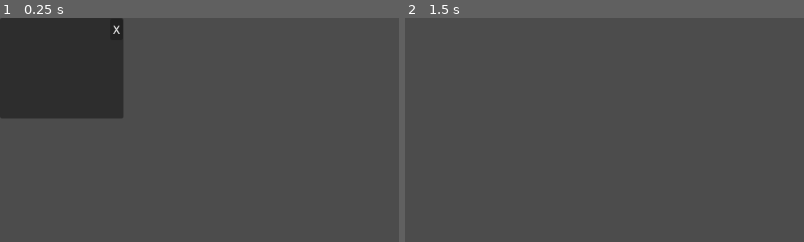
Above: before the commit, frames 1-2 (left to right).
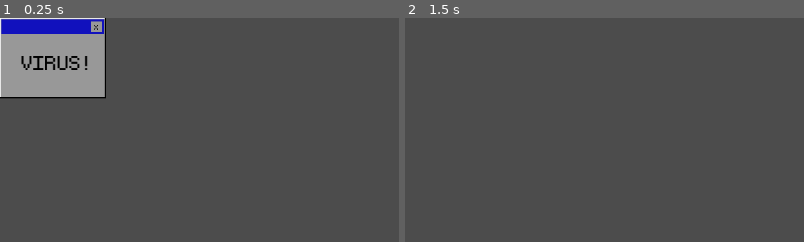
Above: after the commit, the same moments.

Repository: Omar-B-Maldonado/Cubicle-Chaos
Game: Godot game, scene res://Scenes/popup_window.tscn
Two runs of this game, one before a commit and one after it. Both use one fixed random seed, a clock stepped at 60 frames per second and the inputs below. This scene is started directly instead of the project's main scene.
Inputs (mouse positions are % of the whole screen's width and height, from its top left):
- Up to frame 1 (0.25 s): no input
- Up to frame 2 (1.5 s): tap Enter at 0.5 s; move the mouse to (72, 45) at 0.52 s; hold D 0.53-1.25 s; tap B at 0.6 s; click (72, 45) at 0.67 s; tap Space at 0.77 s; click "X" at 1.25 s
The pictures show only the part of the screen within x 0-50%, y 0-50%; the shares and areas given below are measured in that part.

The runs differ from the first frame. In frame 1, 14% of the frame differs, in the area x 0-31%, y 0-45%; in frame 2, nothing differs.
Error in both runs: Invalid call. Nonexistent function 'on_popup_closed' in base 'Nil'. (res://Scripts/popup_window.gd:18)

Commit message:
Fixed popup GUI

Diff:
--- a/project/Scenes/popup_window.tscn
+++ b/project/Scenes/popup_window.tscn
@@ -1,21 +1,93 @@
-[gd_scene load_steps=2 format=3 uid="uid://cl8pgw2b5upcj"]
+[gd_scene load_steps=7 format=3 uid="uid://cl8pgw2b5upcj"]
 
 [ext_resource type="Script" path="res://Scripts/popup_window.gd" id="1_i4i6y"]
+[ext_resource type="FontFile" uid="uid://0wnspmv7qpwf" path="res://Fonts/monogram-extended.ttf" id="2_ew68q"]
+
+[sub_resource type="StyleBoxFlat" id="StyleBoxFlat_xj4g1"]
+
+[sub_resource type="StyleBoxFlat" id="StyleBoxFlat_2364g"]
+
+[sub_resource type="StyleBoxFlat" id="StyleBoxFlat_tqe6f"]
+bg_color = Color(0.992157, 0, 0, 1)
+
+[sub_resource type="StyleBoxFlat" id="StyleBoxFlat_073vh"]
+bg_color = Color(0.0705882, 0.0705882, 0.745098, 1)
 
 [node name="PopupWindow" type="Node2D"]
 script = ExtResource("1_i4i6y")
 
 [node name="Panel" type="Panel" parent="."]
-offset_right = 178.0
-offset_bottom = 145.0
+texture_filter = 1
+offset_right = 152.0
+offset_bottom = 114.0
+theme_override_styles/panel = SubResource("StyleBoxFlat_xj4g1")
+metadata/_edit_use_anchors_ = true
+
+[node name="LightBarTop" type="ColorRect" parent="Panel"]
+layout_mode = 0
+offset_right = 151.0
+offset_bottom = 1.0
+metadata/_edit_use_anchors_ = true
+
+[node name="LightBarSide" type="ColorRect" parent="Panel"]
+layout_mode = 0
+offset_right = 1.0
+offset_bottom = 115.0
+metadata/_edit_use_anchors_ = true
+
+[node name="BlueBar" type="ColorRect" parent="Panel"]
+layout_mode = 0
+offset_left = 2.0
+offset_top = 2.0
+offset_right = 150.0
+offset_bottom = 23.0
+color = Color(0.0705882, 0.0705882, 0.745098, 1)
+metadata/_edit_use_anchors_ = true
 
 [node name="XButton" type="Button" parent="Panel"]
+texture_filter = 1
 layout_mode = 0
-offset_left = 159.0
-offset_top = 1.0
-offset_right = 177.0
-offset_bottom = 32.0
+offset_left = 131.0
+offset_top = 5.0
+offset_right = 147.0
+offset_bottom = 20.0
+theme_override_colors/font_color = Color(0, 0, 0, 1)
+theme_override_colors/font_outline_color = Color(0, 0, 0, 1)
+theme_override_fonts/font = ExtResource("2_ew68q")
+theme_override_styles/normal = SubResource("StyleBoxFlat_2364g")
+theme_override_styles/hover = SubResource("StyleBoxFlat_tqe6f")
+theme_override_styles/pressed = SubResource("StyleBoxFlat_073vh")
 text = "X"
+metadata/_edit_use_anchors_ = true
+
+[node name="Label" type="Label" parent="Panel"]
+texture_filter = 1
+layout_mode = 0
+offset_left = 31.0
+offset_top = 44.0
+offset_right = 133.0
+offset_bottom = 81.0
+theme_override_colors/font_color = Color(0, 0, 0, 1)
+theme_override_fonts/font = ExtResource("2_ew68q")
+theme_override_font_sizes/font_size = 46
+text = "VIRUS!"
+metadata/_edit_use_anchors_ = true
+
+[node name="ShadowBarSide" type="ColorRect" parent="Panel"]
+layout_mode = 0
+offset_left = 151.0
+offset_right = 153.0
+offset_bottom = 114.0
+color = Color(0, 0, 0, 1)
+metadata/_edit_use_anchors_ = true
+
+[node name="ShadowBarBottom" type="ColorRect" parent="Panel"]
+layout_mode = 0
+offset_top = 114.0
+offset_right = 153.0
+offset_bottom = 116.0
+color = Color(0, 0, 0, 1)
+metadata/_edit_use_anchors_ = true
 
 [connection signal="tree_exiting" from="." to="." method="_on_tree_exiting"]
 [connection signal="pressed" from="Panel/XButton" to="." method="_on_x_button_pressed"]
